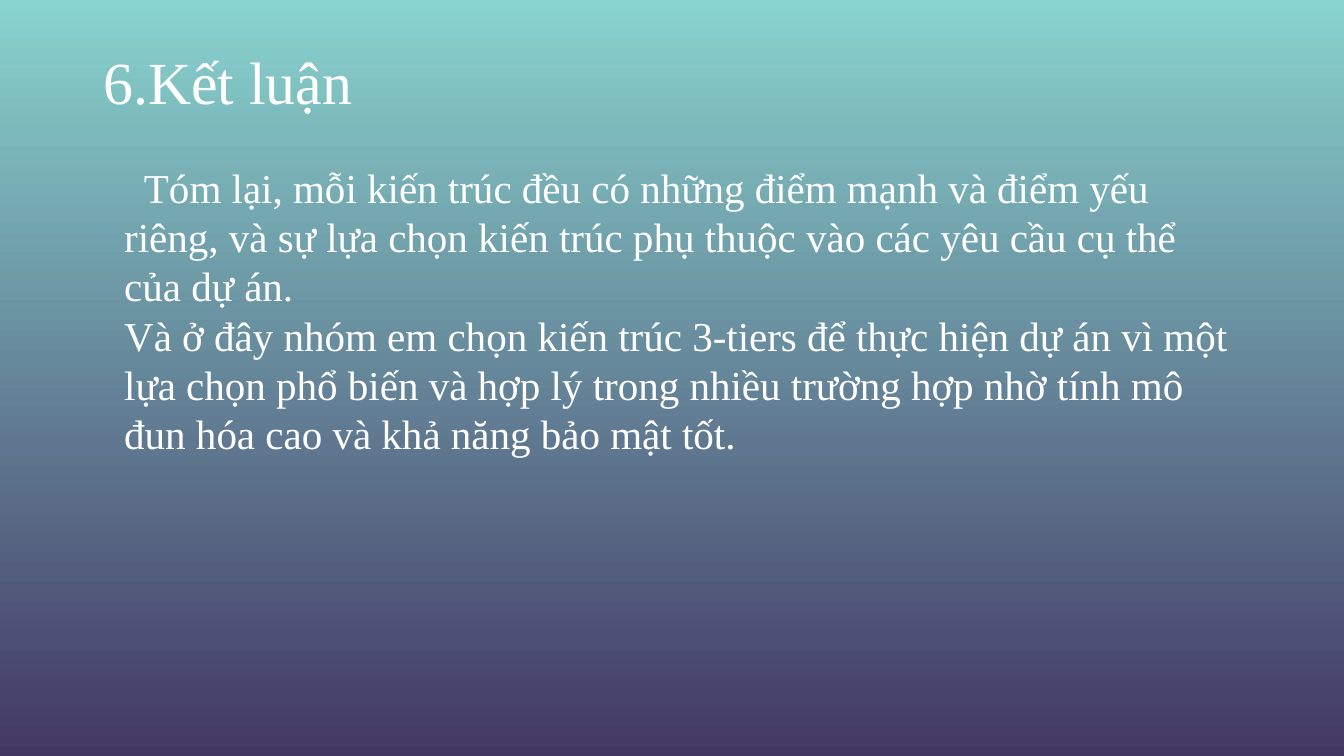
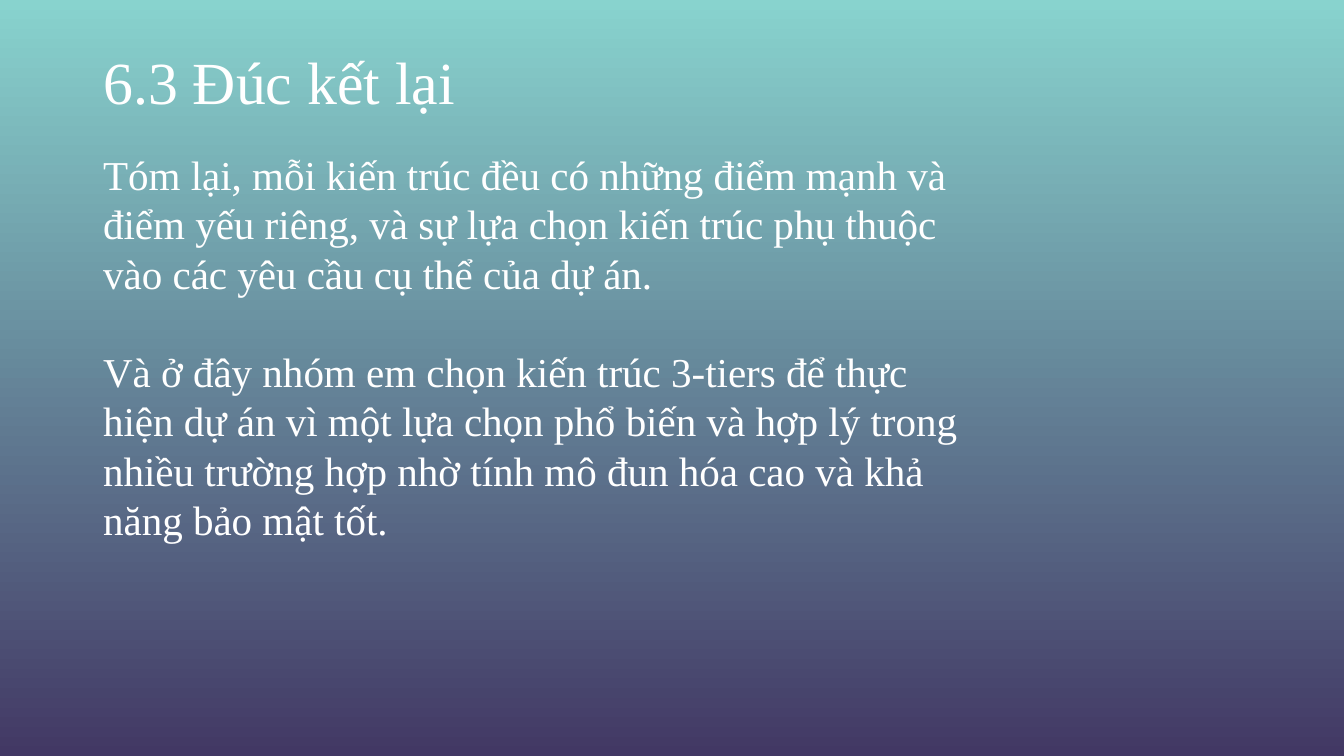
Before and after one commit to hoangtienmanhduc/Nhom14_KienTrucThietKePhanMem-, a slide deck: slide 35 of KTVTKPM.pptx (slide 34 before the commit). Drawn at 1344x756 pixels with LibreOffice and Linux fonts; fonts in the diff are those of the drawing; background and template pictures are left out. Boxes give left, top, right and bottom in pixels: in the first picture for what was removed or moved away, otherwise in the second. Text is boxed around its words. In the diff, an @@ line names an element or a change of style, - is before the commit and + after.

```diff
--- a/KTVTKPM.pptx
+++ b/KTVTKPM.pptx
@@ text at (103, 61, 455, 114): text changed @@
-6.Kết luận
+6.3 Đúc kết lại
@@ text "Tóm lại, mỗi kiến trúc ..." rewrapped from (124, 172, 1227, 457) to (103, 159, 958, 543) @@
```
Also in this commit, not shown: 4 other slides changed, 4 slides added, 3 slides removed, 1 other file.
